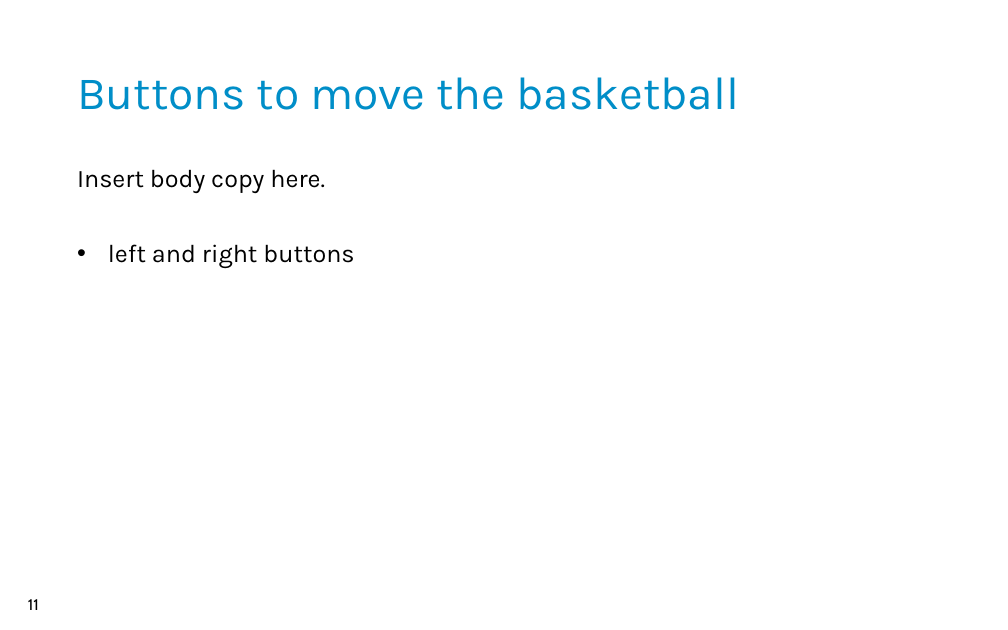
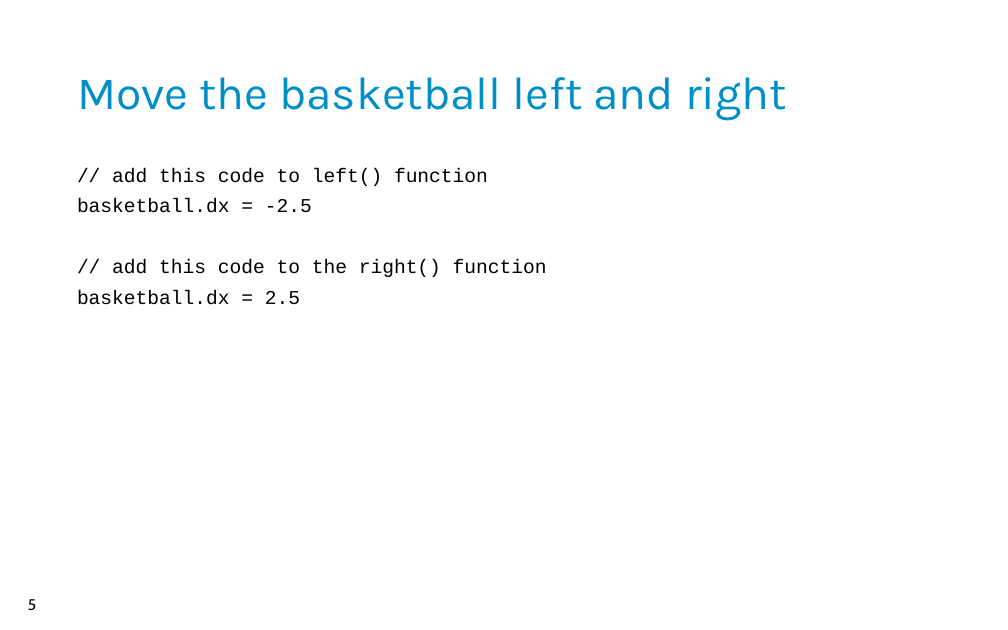
Before and after one commit to ProfessorGailHarris/BasketballInJS, a slide deck: slide 5 of Slides_BasketballInJS.pptx (slide 11 before the commit). Drawn at 1008x630 pixels with LibreOffice and Linux fonts; fonts in the diff are those of the drawing; background and template pictures are left out. Boxes give left, top, right and bottom in pixels: in the first picture for what was removed or moved away, otherwise in the second. Text is boxed around its words. In the diff, an @@ line names an element or a change of style, - is before the commit and + after.

Commit message:
Finished slides.

```diff
--- a/Slides_BasketballInJS.pptx
+++ b/Slides_BasketballInJS.pptx
@@ text at bbox=[77, 77, 787, 305]: text changed; size 36 to 28 pt; font Karla to Courier New @@
-Buttons to move the basketball
-Insert body copy here.
-• left and right buttons
+Move the basketball left and right
+// add this code to left() function
+basketball.dx = -2.5
+// add this code to the right() function
+basketball.dx = 2.5
@@ page number at bbox=[28, 599, 36, 610]: text changed @@
-11
+5
```
Also in this commit, not shown: 5 other slides changed, 7 slides added, 13 slides removed.
